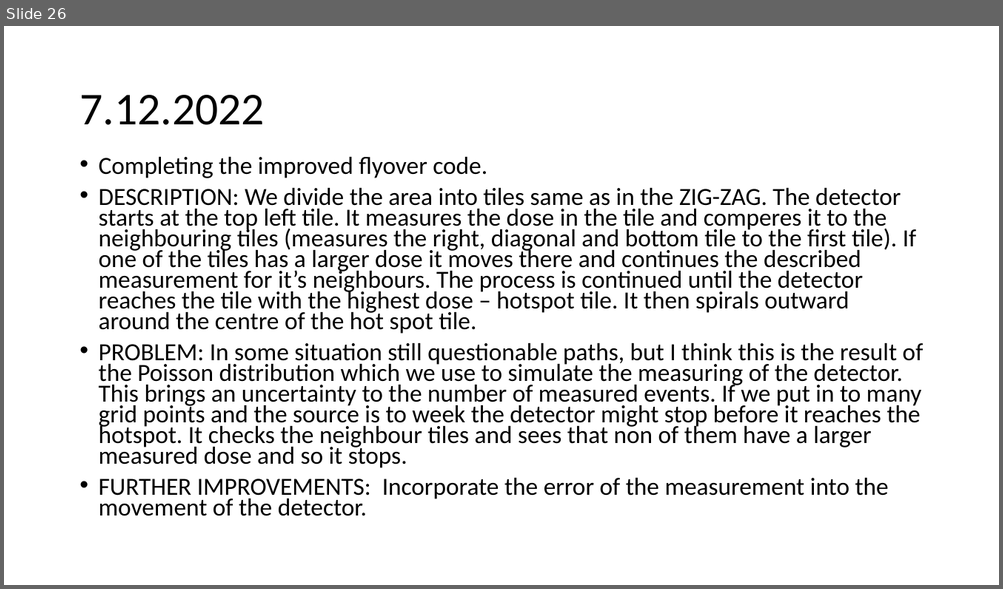
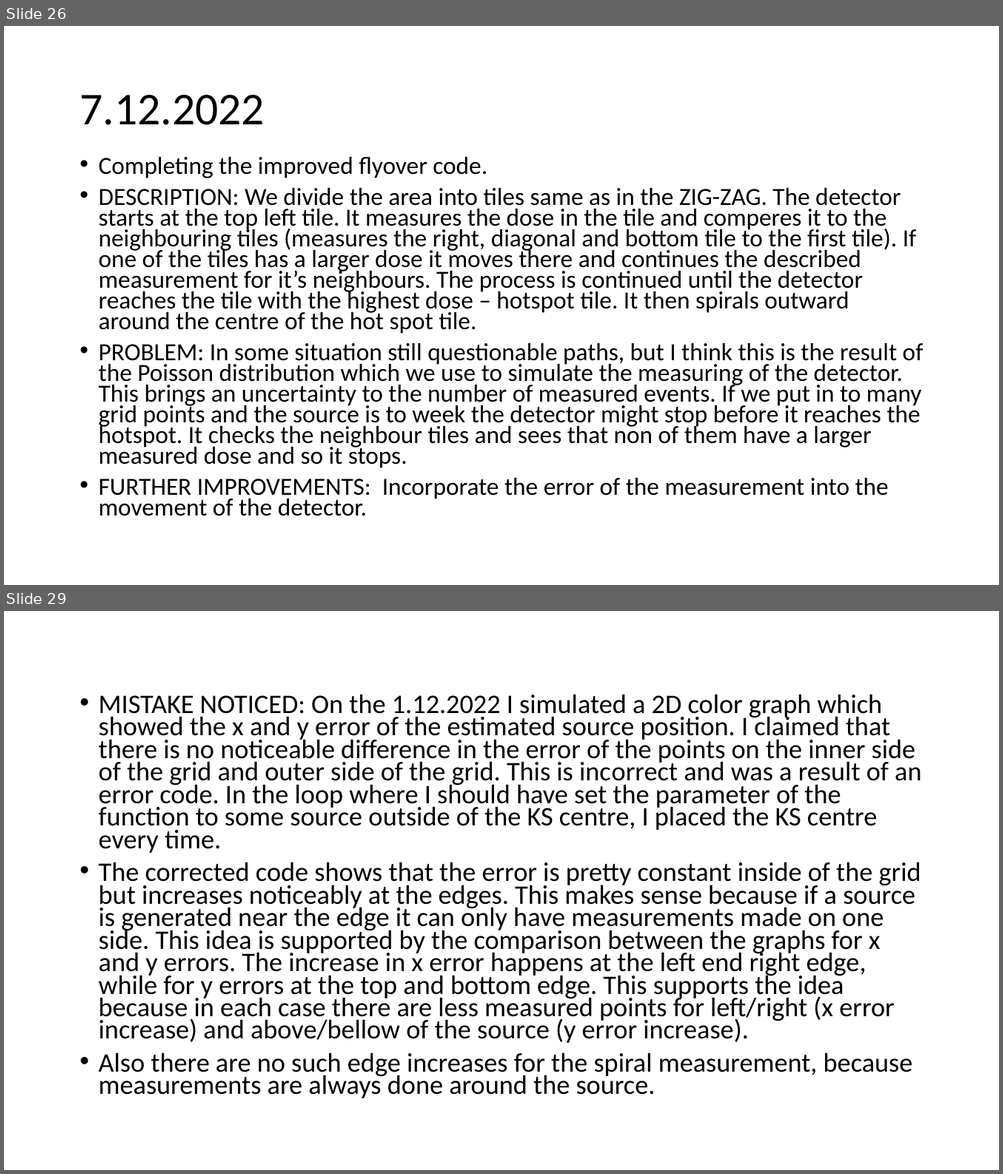
Before and after one commit to urhtrinko/DroneRadioactivity_student_job, a slide deck: reports/work_diary.pptx. Shown one above the other, each under a label of ours: slide 26 before the commit, slides 26 and 29 after it; the slides between them are not shown. The pictures are 1003x589 and 1003x1174 pixels, drawn with LibreOffice and Linux fonts; fonts in the diff are those of the drawing. Boxes give left, top, right and bottom in pixels: in the first picture for what was removed or moved away, otherwise in the second. Text is boxed around its words. In the diff, an @@ line names an element or a change of style, - is before the commit and + after.

```diff
--- a/reports/work_diary.pptx
+++ b/reports/work_diary.pptx
@@ slide 29 added at (4,611,999,1170), background #FFFFFF @@
@@ text added at (99,694,921,1099), 25.9 pt, text #000000 @@
+• MISTAKE NOTICED: On the 1.12.2022 I simulated a 2D color graph which showed the x and y error of the estimated source position. I claimed that there is no noticeable difference in the error of the points on the inner side of the grid and outer side of the grid. This is incorrect and was a result of an error code. In the loop where I should have set the parameter of the function to some source outside of the KS centre, I placed the KS centre every time.
+• The corrected code shows that the error is pretty constant inside of the grid but increases noticeably at the edges. This makes sense because if a source is generated near the edge it can only have measurements made on one side. This idea is supported by the comparison between the graphs for x and y errors. The increase in x error happens at the left end right edge, while for y errors at the top and bottom edge. This supports the idea because in each case there are less measured points for left/right (x error increase) and above/bellow of the source (y error increase).
+• Also there are no such edge increases for the spiral measurement, because measurements are always done around the source.
```
Also in this commit, not shown: 2 slides changed, 2 other slides added.
